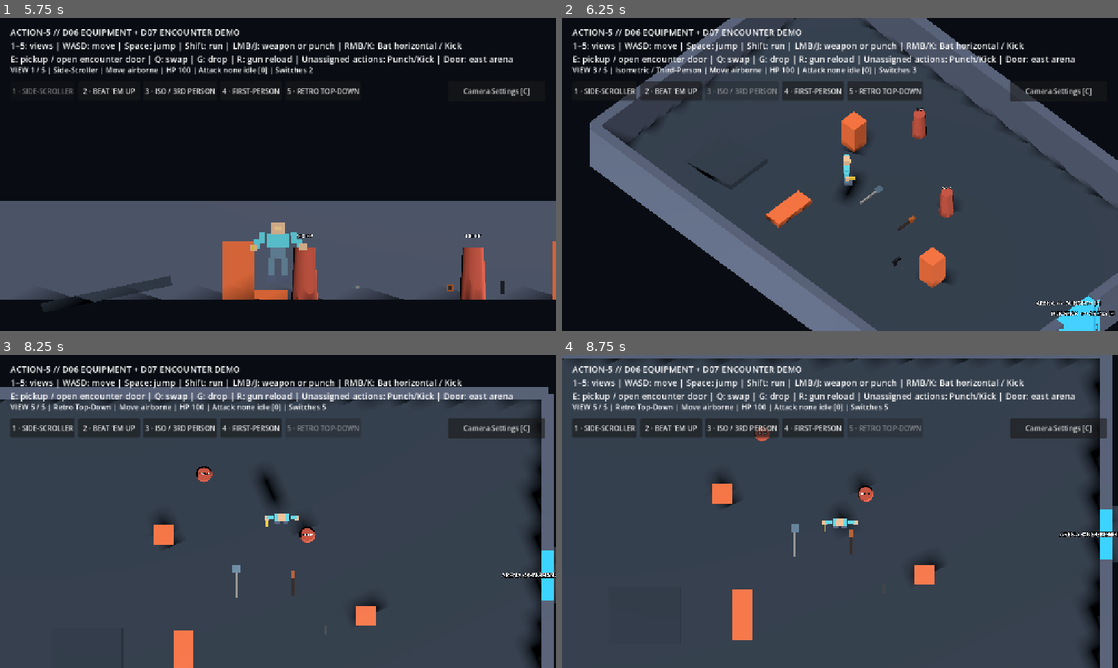
Above: before the commit, frames 1-4 (two rows, left to right).
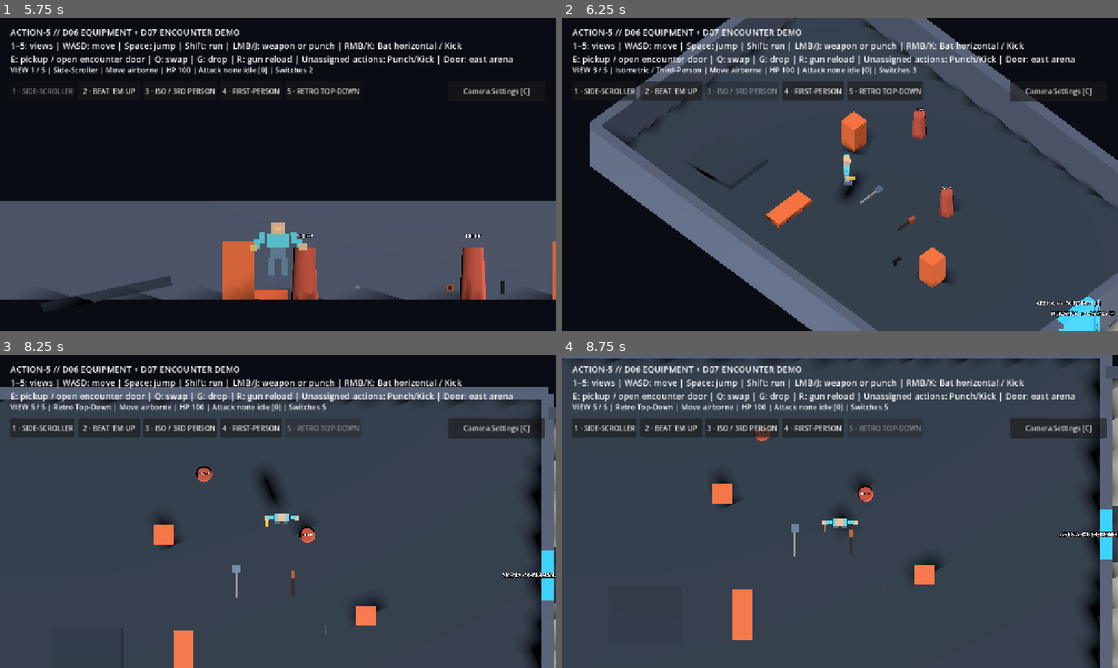
Above: after the commit, the same moments.

Repository: bravado/ACTION-5
Game: Godot game, scene res://demo/main.tscn
Two runs of this game, one before a commit and one after it. Both use one fixed random seed, a clock stepped at 60 frames per second and the inputs below.
Inputs (mouse positions are in pixels of both pictures, inside the frame that each line leads up to):
- Up to frame 1 (5.75 s): tap Enter at 0.5 s; move the mouse to (400, 158) at 0.52 s; hold D (move_right) 0.53-1.28 s; tap Ctrl (actor_crouch) at 0.6 s; click (400, 158) at 0.67 s; tap Space (actor_jump) at 0.77, 1.52, 3.02, 3.77, 4.52 s; move the mouse to (166, 190) at 1.27 s; hold S (move_down) 1.28-2.03 s; tap Alt (actor_dodge) at 1.35 s; move the mouse to (333, 105) at 2.02 s; hold D (move_right) 2.03-2.78 s; tap K (actor_kick) at 2.1 s; move the mouse to (250, 237) at 2.77 s; hold W (move_up) 2.78-3.53 s; tap J (actor_punch) at 2.85 s; click (250, 237) at 2.92 s; move the mouse to (444, 221) at 3.52 s; hold Shift (actor_run) 3.53-4.28 s; hold A (move_left) 3.53-5.03 s; move the mouse to (111, 127) at 4.27 s; tap X (actor_slide) at 4.35 s; move the mouse to (305, 174) at 5.02 s; hold S (move_down) from 5.03 s (still down); tap 1 (view_1) at 5.1 s; click (305, 174) at 5.17 s
- Up to frame 2 (6.25 s): move the mouse to (756, 96) at 5.77 s; release S (move_down) at 5.78 s; hold D (move_right) from 5.78 s (still down); tap 3 (view_3) at 5.85 s; tap Space (actor_jump) at 6.02 s
- Up to frame 3 (8.25 s): move the mouse to (400, 495) at 6.52 s; release D (move_right) at 6.53 s; hold W (move_up) 6.53-7.28 s; tap 4 (view_4) at 6.6 s; tap Space (actor_jump) at 6.77, 7.52 s; move the mouse to (166, 527) at 7.27 s; hold D (move_right) 7.28-8.03 s; tap 5 (view_5) at 7.35 s; click (166, 527) at 7.42 s; move the mouse to (333, 442) at 8.02 s; hold S (move_down) from 8.03 s (still down); tap R at 8.1 s
- Up to frame 4 (8.75 s): keep holding S (move_down)

Frame 1 is identical in both runs. In frame 2, less than 0.1% of the frame differs, in the area x 97-100%, y 96-100%; in frame 3, 0.2%; in frame 4, 0.8%, in the area x 99-100%, y 3-100%.

Commit message:
feat(d08): compose enemy acquisition filter and decouple room visibility from physics preload

Diff:
--- a/demo/world/world_session.gd
+++ b/demo/world/world_session.gd
@@ -11,6 +11,7 @@
 @export var arena_spawn_path: NodePath = ^"../ArenaSpawn"
 @export var encounter_spawn_path: NodePath = ^"../EncounterSpawn"
 @export var encounter_scene: PackedScene
+@export var discovery_filter_path: NodePath = ^"../EncounterDoor/AcquisitionFilter"
 @export var participant_group: StringName = &"action5_scene_persistable"
 
 ## Shared wall threshold, expressed in parent-world local coordinates.
@@ -41,7 +42,23 @@
         if equipment != null:
             equipment.weapon_dropped.connect(_on_weapon_dropped)
             equipment.weapon_picked_up.connect(_on_weapon_picked_up)
+    _bind_enemy_discovery_filter()
     call_deferred("_capture_initial")
+
+
+## Scene-composition port: all NPC TargetSensors receive the optional
+## acquisition filter without the AI core knowing about a particular door.
+func _bind_enemy_discovery_filter() -> void:
+    var filter: Node = get_node_or_null(discovery_filter_path)
+    if not is_instance_valid(filter) or not is_instance_valid(encounter_sector):
+        return
+    for child in encounter_sector.get_children():
+        var actor := child as Node
+        if actor == null:
+            continue
+        var sensor: Node = actor.get_node_or_null("TargetSensor")
+        if sensor != null and sensor.has_method("set_acquisition_gate"):
+            sensor.call("set_acquisition_gate", filter)
 
 
 func _capture_initial() -> void:
@@ -113,7 +130,8 @@
     if not is_instance_valid(encounter_sector) or value == _encounter_active:
         return
     _encounter_active = value
-    encounter_sector.visible = value
+    # Presentation is independent; a closed door may hide the dungeon
+    # visually while its physical floor/collision is preloaded near us.
     encounter_sector.process_mode = (
         Node.PROCESS_MODE_INHERIT if value else Node.PROCESS_MODE_DISABLED
     )
@@ -159,6 +177,7 @@
     parent.move_child(replacement, index)
     encounter_sector = replacement
     _encounter_active = true
+    _bind_enemy_discovery_filter()
     return true
 
 
